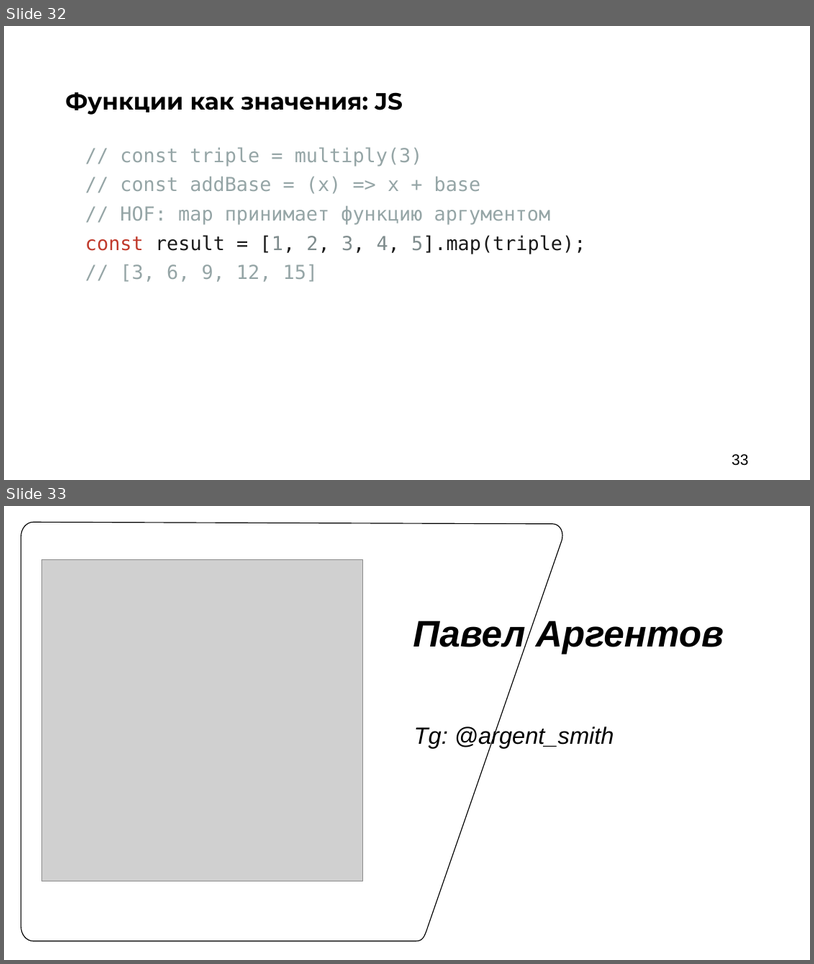
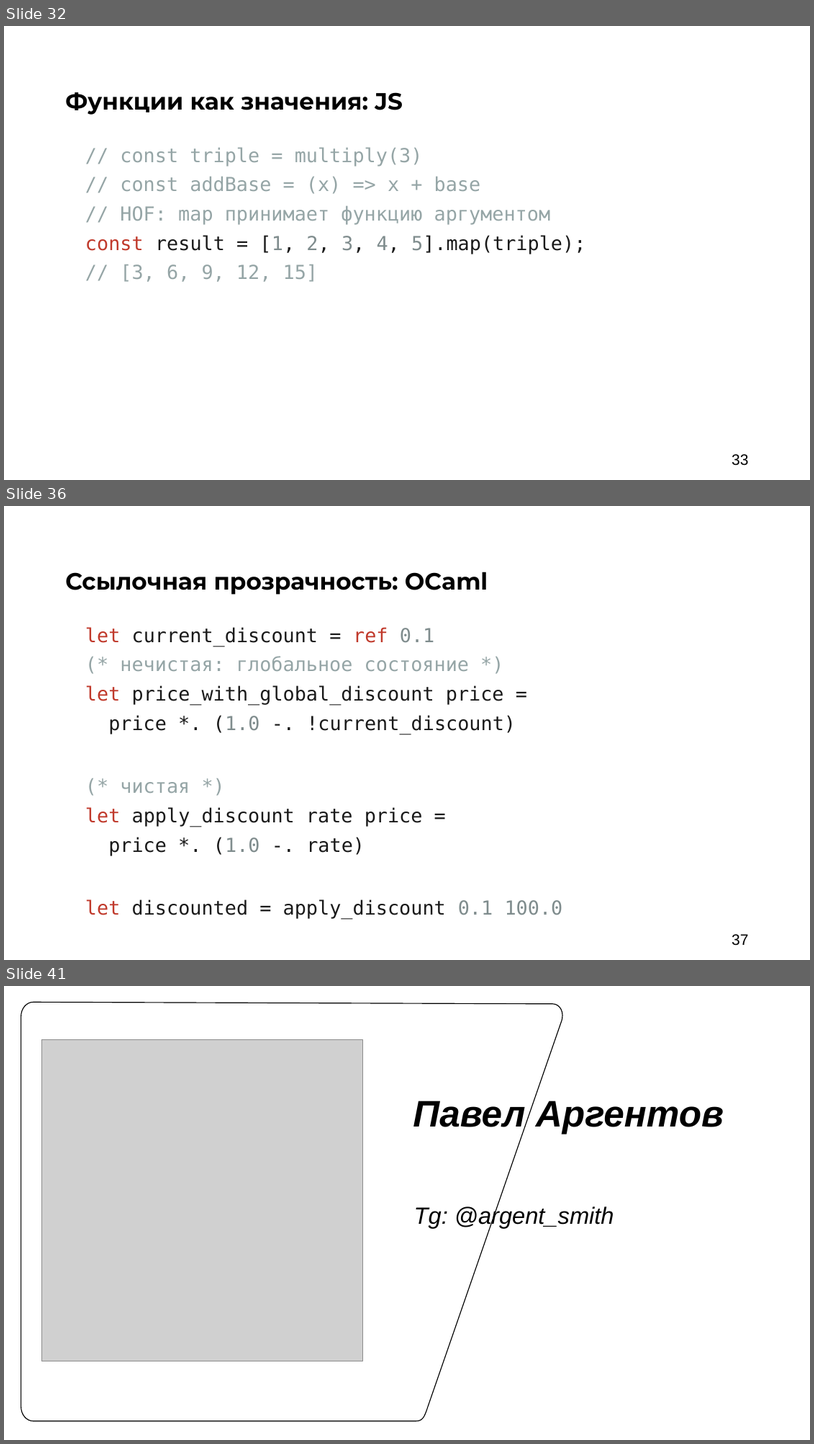
Before and after one commit to argent-smith/presentations, a slide deck: FP_Talk_2026/nastachku/final_presentation.pptx. Shown one above the other, each under a label of ours: slides 32 and 33 before the commit, slides 32, 36 and 41 after it; the slides between them are not shown. The pictures are 814x964 and 814x1444 pixels, drawn with LibreOffice and Linux fonts; fonts in the diff are those of the drawing; grey boxes stand for pictures; background and template pictures are left out. Boxes give left, top, right and bottom in pixels: in the first picture for what was removed or moved away, otherwise in the second. Text is boxed around its words. In the diff, an @@ line names an element or a change of style, - is before the commit and + after.

```diff
--- a/FP_Talk_2026/nastachku/final_presentation.pptx
+++ b/FP_Talk_2026/nastachku/final_presentation.pptx
@@ slide 36 added at bbox=[4, 506, 810, 960], background #FFFFFF @@
@@ text added at bbox=[65, 572, 489, 595], 28 pt, text #000000, bold @@
+Ссылочная прозрачность: OCaml
@@ text added at bbox=[85, 627, 563, 919], 23 pt, text #1A1A1A @@
+let current_discount = ref 0.1
+(* нечистая: глобальное состояние *)
+let price_with_global_discount price =
+price *. (1.0 -. !current_discount)
+(* чистая *)
+let apply_discount rate price =
+price *. (1.0 -. rate)
+let discounted = apply_discount 0.1 100.0
@@ page number added at bbox=[732, 934, 748, 945], 18 pt, text #000000 @@
+37
@@ what was slide 33 is now slide 41 @@
```
Also in this commit, not shown: 7 other slides added, 1 other file.
